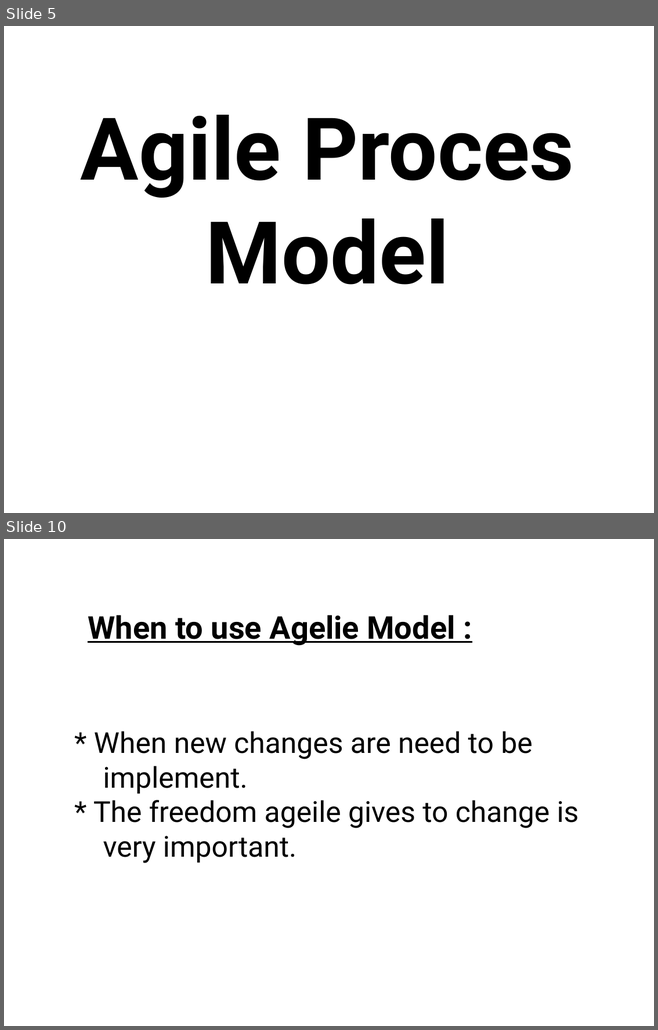
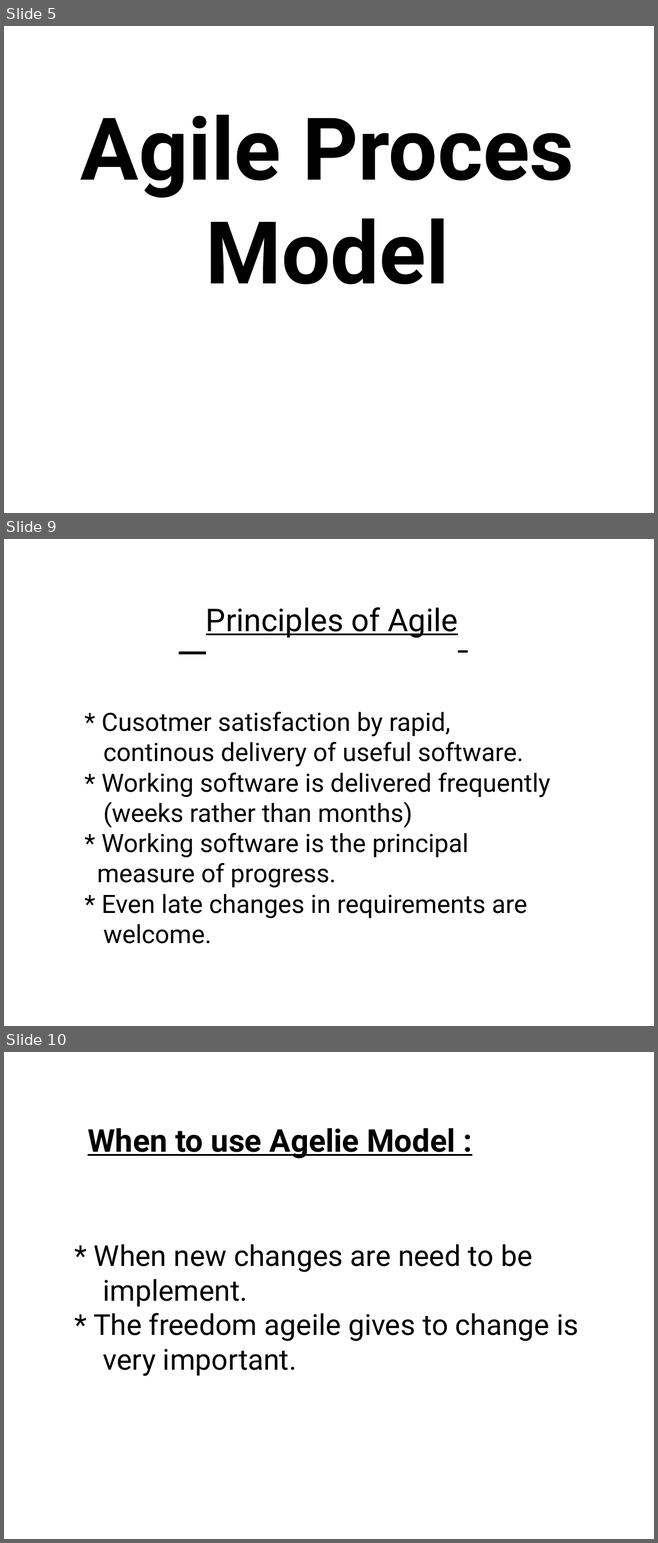
Before and after one commit to jannat-koly/HELLO-WORLD, a slide deck: New-PPT-Presentation-1.ppt. Shown one above the other, each under a label of ours: slides 5 and 10 before the commit, slides 5, 9 and 10 after it; the slides between them are not shown. The pictures are 658x1030 and 658x1543 pixels, drawn with LibreOffice and Linux fonts; fonts in the diff are those of the drawing; background and template pictures are left out. Boxes give left, top, right and bottom in pixels: in the first picture for what was removed or moved away, otherwise in the second. Text is boxed around its words. In the diff, an @@ line names an element or a change of style, - is before the commit and + after.

```diff
--- a/New-PPT-Presentation-1.ppt
+++ b/New-PPT-Presentation-1.ppt
@@ slide 9 added at [4,539,654,1026], background picture (left out) @@
@@ title added at [97,712,550,944], 28 pt, text #000000 @@
+Principles of Agile
+* Cusotmer satisfaction by rapid,
+continous delivery of useful software.
+* Working software is delivered frequently
+(weeks rather than months)
+* Working software is the principal
+measure of progress.
+* Even late changes in requirements are
+welcome.
```
Also in this commit, not shown: 2 other slides added, 3 slides removed.
